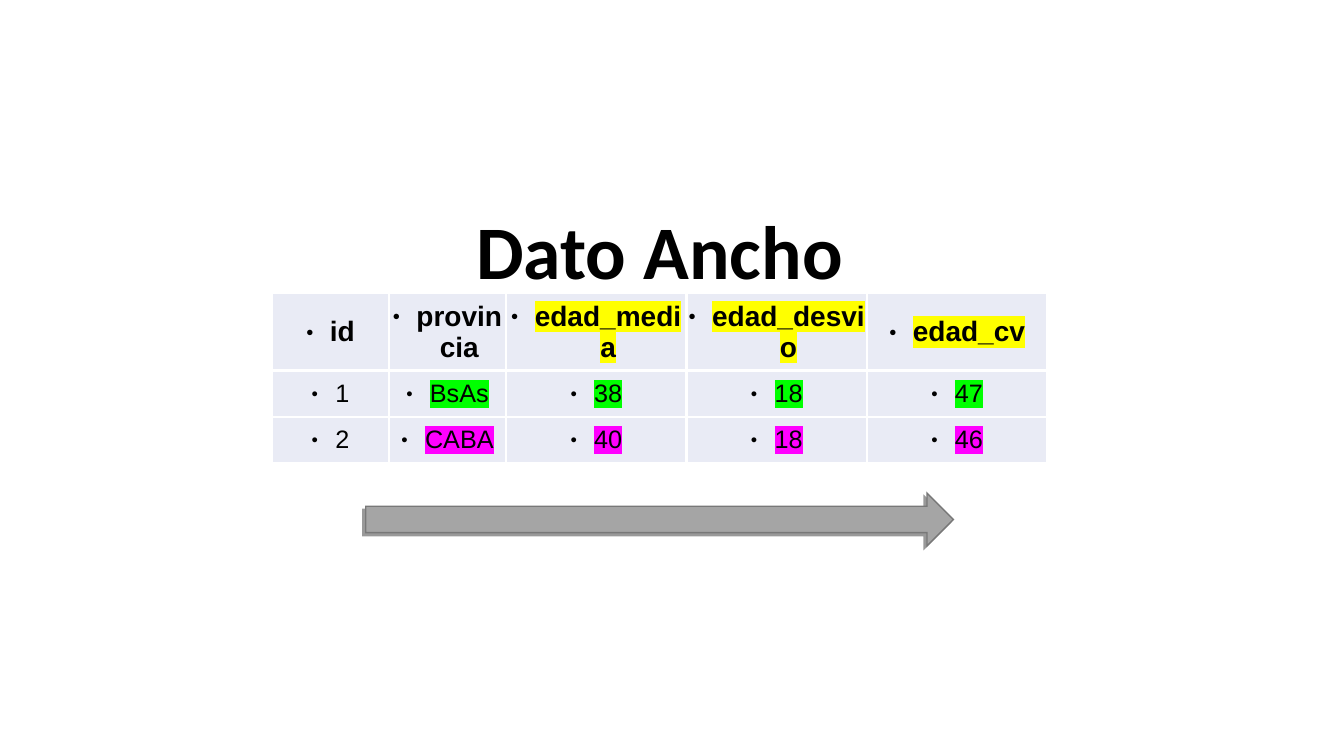
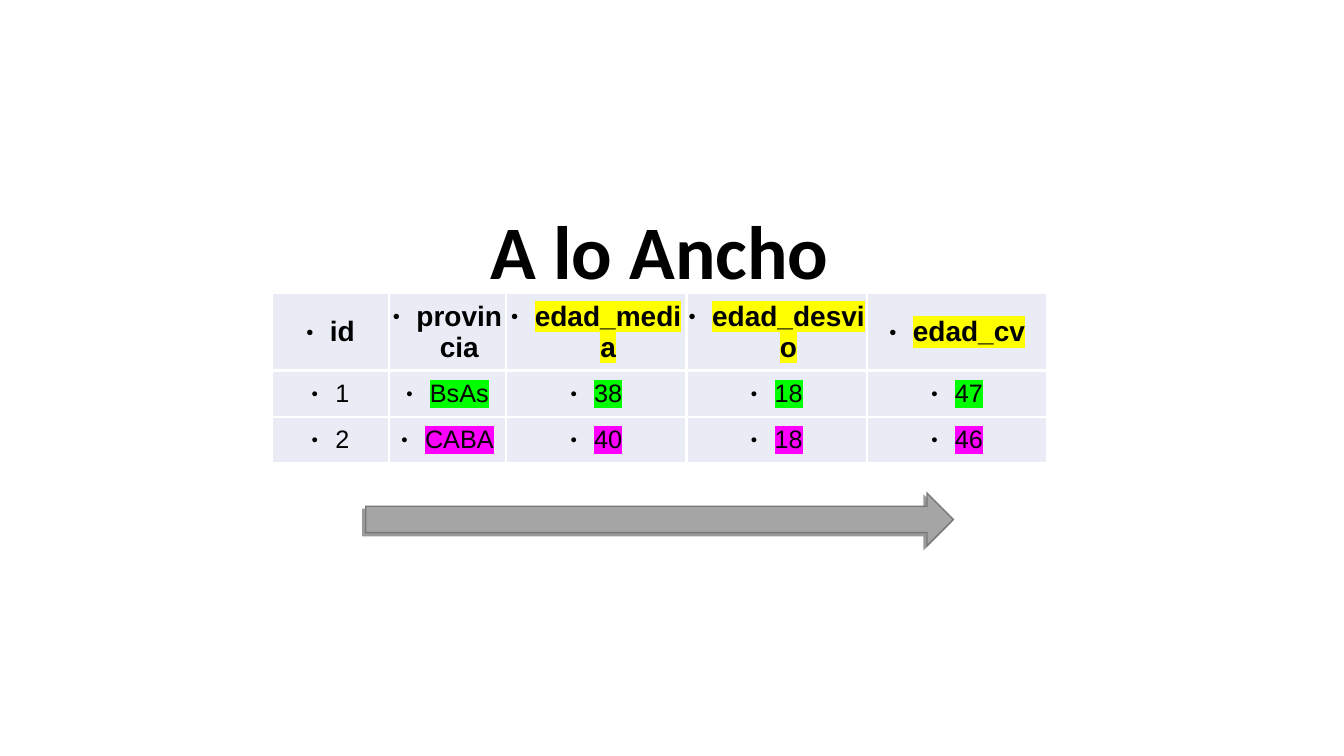
Before and after one commit to gefero/M1_Diplo_CSS, a slide deck: slide 7 of Clase 3 - Tidyverse/img/imagenes_r_base.odp. Drawn at 1344x756 pixels with LibreOffice and Linux fonts; fonts in the diff are those of the drawing. Boxes give left, top, right and bottom in pixels: in the first picture for what was removed or moved away, otherwise in the second. Text is boxed around its words. In the diff, an @@ line names an element or a change of style, - is before the commit and + after.

```diff
--- a/Clase 3 - Tidyverse/img/imagenes_r_base.odp
+++ b/Clase 3 - Tidyverse/img/imagenes_r_base.odp
@@ free "A lo Ancho": place and size @@
-free "A lo Ancho" at [466,199,853,299]
+free "A lo Ancho" at [480,199,839,299]
@@ text in free at [490,226,828,280]: text changed @@
-Dato Ancho
+A lo Ancho
```
Also in this commit, not shown: 1 other slide changed, 4 other files.
